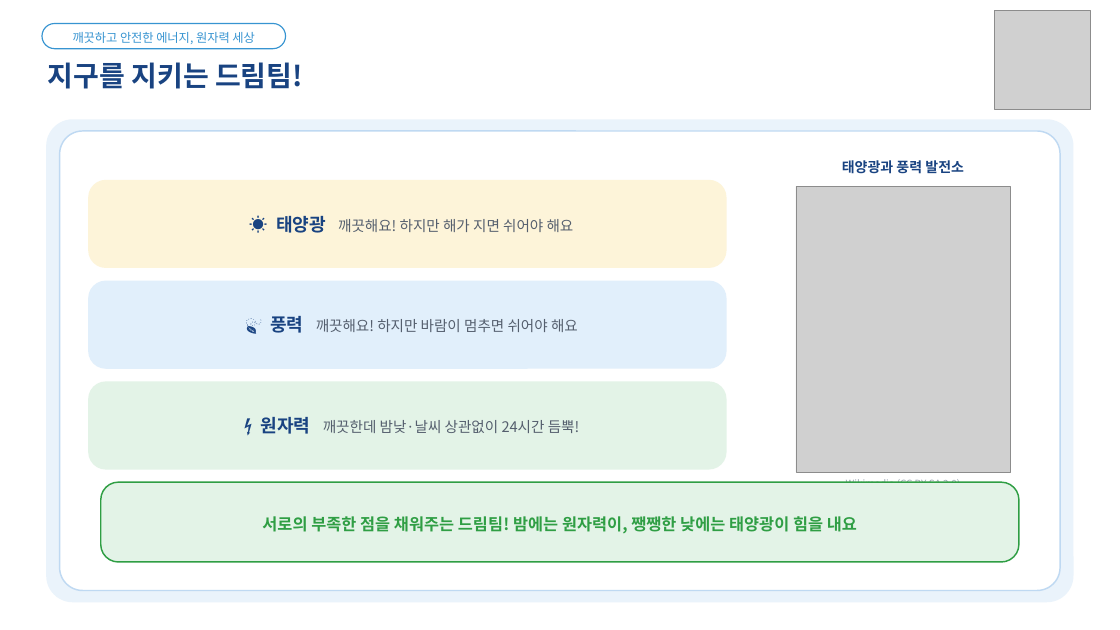
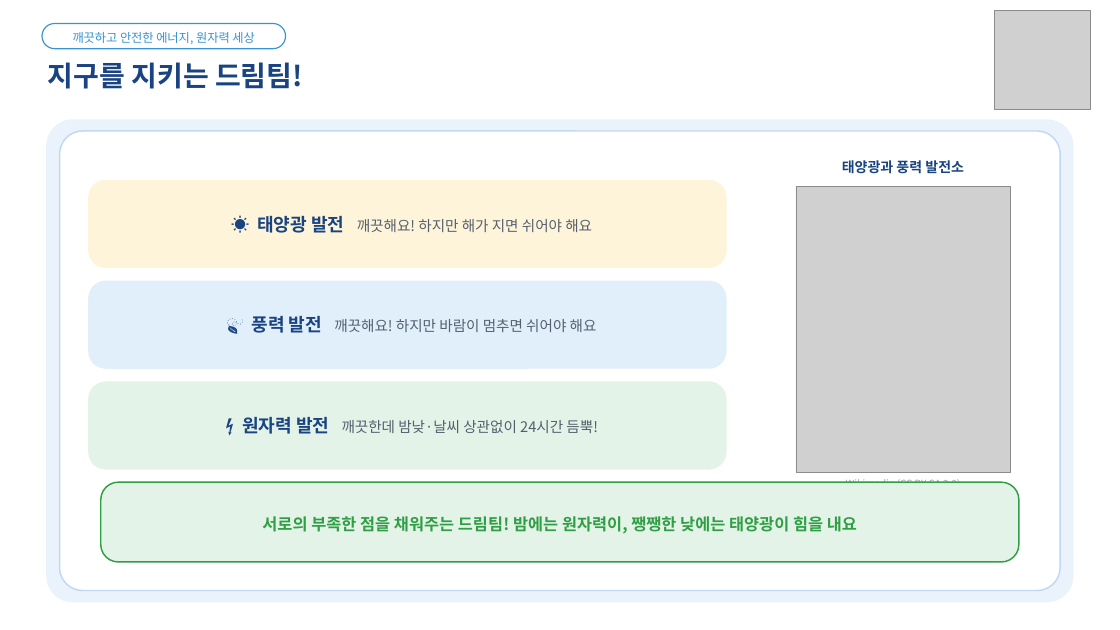
Before and after one commit to parksang-jun/ecture-materials, a slide deck: slide 12 of 강의자료/원자력과 탄소중립_표준양식.pptx (slide 11 before the commit). Drawn at 1120x630 pixels with LibreOffice and Linux fonts; fonts in the diff are those of the drawing; grey boxes stand for pictures. Boxes give left, top, right and bottom in pixels: in the first picture for what was removed or moved away, otherwise in the second. Text is boxed around its words. In the diff, an @@ line names an element or a change of style, - is before the commit and + after.

```diff
--- a/강의자료/원자력과 탄소중립_표준양식.pptx
+++ b/강의자료/원자력과 탄소중립_표준양식.pptx
@@ text in rounded rectangle at bbox=[257, 216, 592, 233]: text changed @@
-☀️ 태양광 깨끗해요! 하지만 해가 지면 쉬어야 해요
+☀️ 태양광 발전 깨끗해요! 하지만 해가 지면 쉬어야 해요
@@ text in rounded rectangle at bbox=[252, 316, 597, 333]: text changed @@
-🍃 풍력 깨끗해요! 하지만 바람이 멈추면 쉬어야 해요
+🍃 풍력 발전 깨끗해요! 하지만 바람이 멈추면 쉬어야 해요
@@ text in rounded rectangle at bbox=[242, 417, 598, 434]: text changed @@
-⚡ 원자력 깨끗한데 밤낮·날씨 상관없이 24시간 듬뿍!
+⚡ 원자력 발전 깨끗한데 밤낮·날씨 상관없이 24시간 듬뿍!
```
Also in this commit, not shown: 17 other slides changed, 8 slides added, 5 slides removed, 1 other file.
